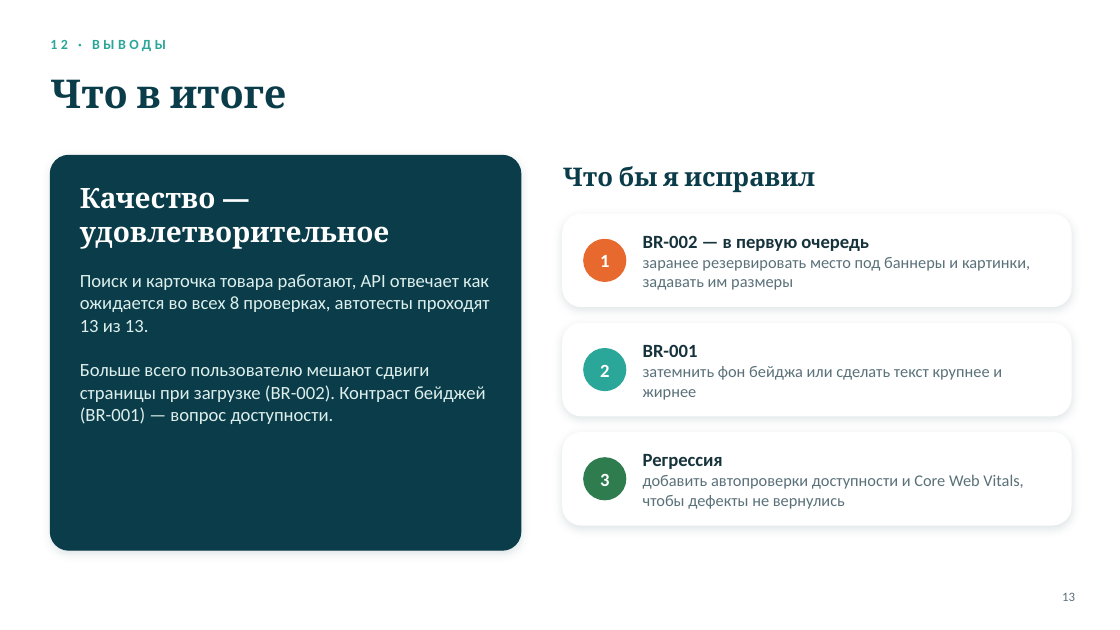
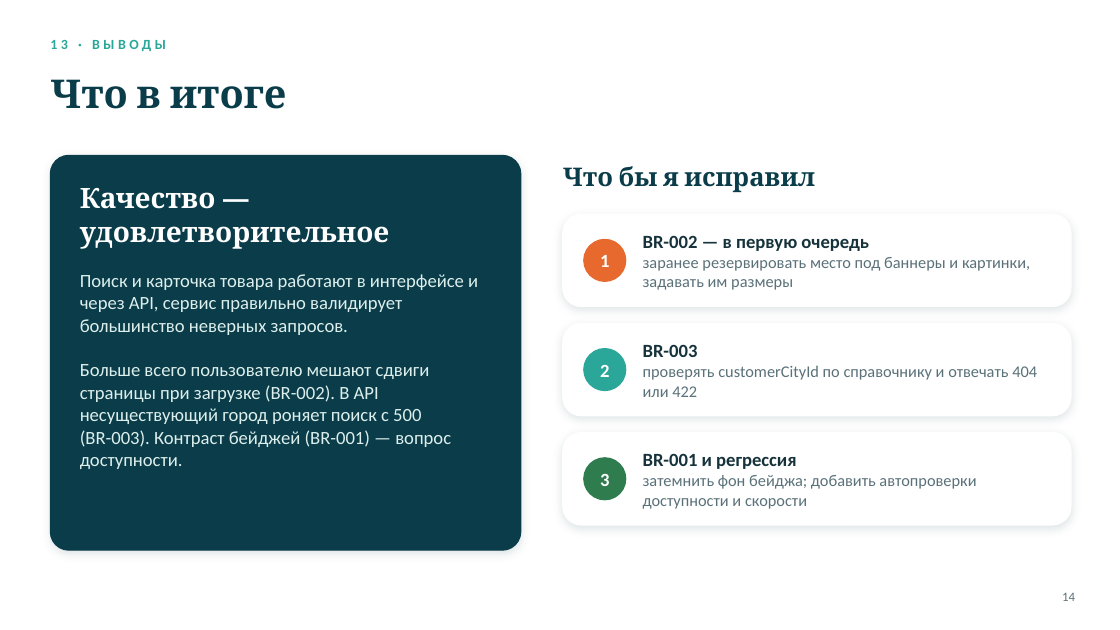
Before and after one commit to Gera-lang405/skypro-diploma-automation, a slide deck: slide 14 of diploma_presentation.pptx (slide 13 before the commit). Drawn at 1120x630 pixels with LibreOffice and Linux fonts; fonts in the diff are those of the drawing; background and template pictures are left out. Boxes give left, top, right and bottom in pixels: in the first picture for what was removed or moved away, otherwise in the second. Text is boxed around its words. In the diff, an @@ line names an element or a change of style, - is before the commit and + after.

Commit message:
Документы под API Читай-города: тест-кейсы, чек-лист, коллекция Postman, презентация

```diff
--- a/diploma_presentation.pptx
+++ b/diploma_presentation.pptx
@@ text at <box>80,274,478,469</box>: text changed @@
-Поиск и карточка товара работают, API отвечает как ожидается во всех 8 проверках, автотесты проходят 13 из 13.
-Больше всего пользователю мешают сдвиги страницы при загрузке (BR-002). Контраст бейджей (BR-001) — вопрос доступности.
+Поиск и карточка товара работают в интерфейсе и через API, сервис правильно валидирует большинство неверных запросов.
+Больше всего пользователю мешают сдвиги страницы при загрузке (BR-002). В API несуществующий город роняет поиск с 500 (BR-003). Контраст бейджей (BR-001) — вопрос доступности.
@@ text at <box>643,344,1037,397</box>: text changed @@
-BR-001
-затемнить фон бейджа или сделать текст крупнее и жирнее
+BR-003
+проверять customerCityId по справочнику и отвечать 404 или 422
@@ text at <box>643,453,976,509</box>: text changed @@
-Регрессия
-добавить автопроверки доступности и Core Web Vitals, чтобы дефекты не вернулись
+BR-001 и регрессия
+затемнить фон бейджа; добавить автопроверки доступности и скорости
@@ text at <box>1062,593,1075,601</box>: text changed @@
-13
+14
```
Also in this commit, not shown: 5 other slides changed, 4 slides added, 3 slides removed, 4 other files.
